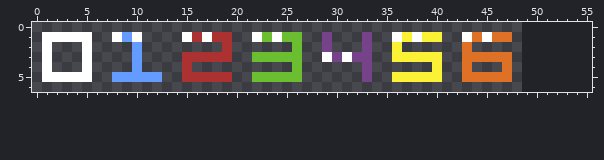
A pixel-art file gets an edit: enemies.aseprite. Above: the version before the commit.
49x7 pixels, 1 frame. The old version is drawn lined up with the new one, on the new canvas.
Once edited:
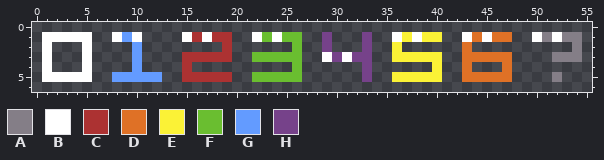
Palette (. is transparent): A #847e87  B #ffffff  C #ac3232  D #df7126  E #fbf236  F #6abe30  G #639bff  H #76428a
From old to new:
canvas 49x7 -> 56x7
@@ x 48..55 @@
 0 ........
-1 ........
-2 ........
-3 ........
+1 ..BABAA.
+2 ......A.
+3 ....AAA.
 4 ........
-5 ........
+5 ....A...
 6 ........
